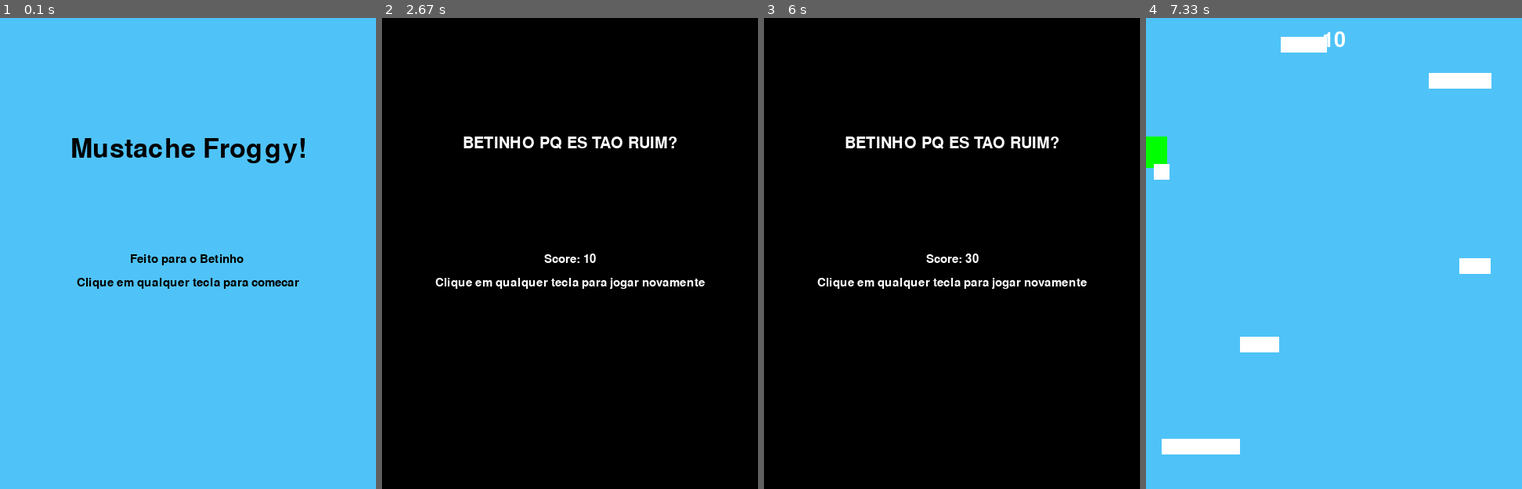
Above: before the commit, frames 1-4 (left to right).
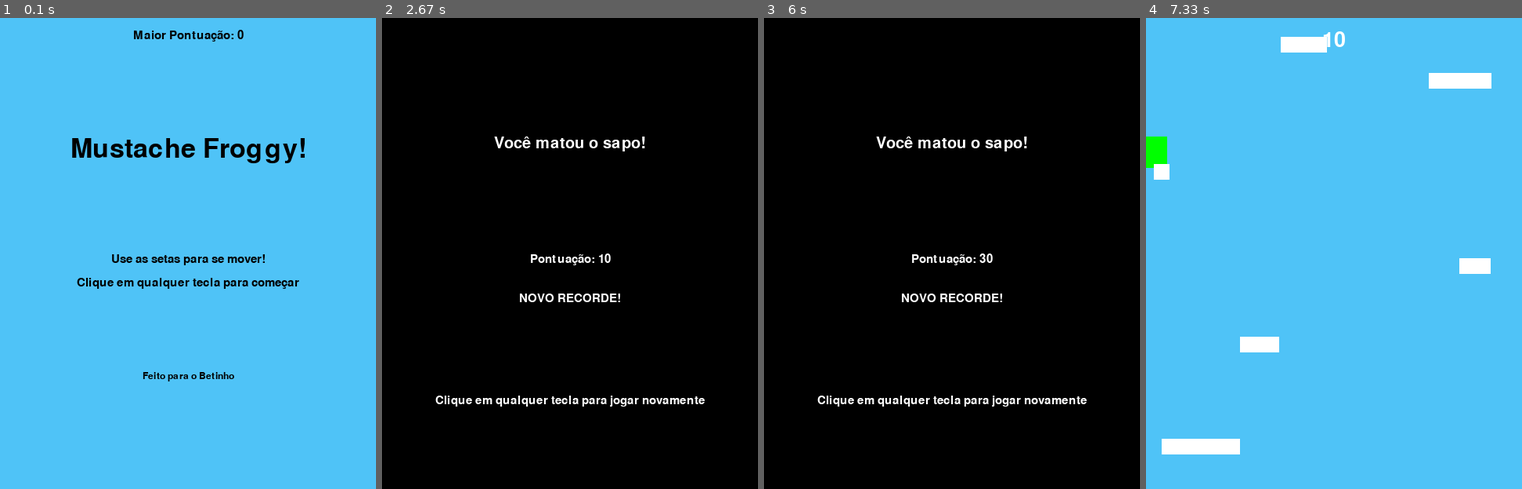
Above: after the commit, the same moments.

Repository: gabrielmmh/PyGame
Game: pygame game, started from main.py
Two runs of this game, one before a commit and one after it. Both use one fixed random seed, a clock stepped at 60 frames per second and the inputs below.
Inputs:
- Up to frame 1 (0.1 s): no input
- Up to frame 2 (2.67 s): hold Left 0.33-0.87 s; hold Left 0.9-1.3 s; hold Right 1.33-1.97 s
- Up to frame 3 (6 s): hold Right 3-3.47 s; hold Left 3.5-4.03 s; hold Left 4.07-4.47 s; hold Right 4.5-5.13 s
- Up to frame 4 (7.33 s): hold Right 6.17-6.63 s; hold Left 6.67-7.2 s; hold Left from 7.23 s (still down)

The runs differ from the first frame. In frame 1, 0.9% of the frame differs, in the area x 29-77%, y 2-78%; in frame 2, 2.8%; in frame 3, 2.8%, in the area x 14-86%, y 25-83%; in frame 4, nothing differs.

Commit message:
Mecanismo de HighScore feito

Diff:
--- a/main.py
+++ b/main.py
@@ -2,6 +2,7 @@
 import random
 from settings import *
 from sprites import *
+from os import path
 
 class Jogo:
     def __init__(self):
@@ -13,6 +14,16 @@
         self.clock = pg.time.Clock()
         self.running = True
         self.font_name = pg.font.match_font(FONT_NAME)
+        self.load_data()
+
+    def load_data(self):
+        # insere a maior pontuação
+        self.dir = path.dirname(__file__)
+        with open(path.join(self.dir, MAIOR_PONT), 'w') as f:
+            try:
+                self.maior_pont = int(f.read())
+            except:
+                self.maior_pont = 0
 
     def new(self):
         plat = Platform(0,ALTURA - 40 , LARGURA , 40)
@@ -60,7 +71,7 @@
                     plat.kill()
                     self.score += 10
 
-        #player morre
+        #Player morre
         if self.player.rect.bottom > ALTURA:
             for sprite in self.all_sprites:
                 sprite.rect.y -= max(self.player.vel.y, 10)
@@ -99,9 +110,11 @@
     def show_start_screen(self):
         # tela de inicio
         self.screen.fill(AZULCLARO)
-        self.draw_text(TITLE,50,PRETO,LARGURA/2,ALTURA/4)
-        self.draw_text('Feito para o Betinho ',22,PRETO,LARGURA /2, ALTURA/2 )
-        self.draw_text('Clique em qualquer tecla para comecar',22,PRETO,LARGURA /2, ALTURA/2 + 30 )
+        self.draw_text(TITLE, 50, PRETO, LARGURA/2, ALTURA/4)
+        self.draw_text('Feito para o Betinho',18, PRETO, LARGURA/2, ALTURA * 3/4)
+        self.draw_text('Use as setas para se mover!', 22, PRETO, LARGURA/2, ALTURA/2)
+        self.draw_text('Clique em qualquer tecla para começar', 22, PRETO, LARGURA/2, ALTURA/2 + 30)
+        self.draw_text('Maior Pontuação: ' + str(self.maior_pont), 22, PRETO, LARGURA/2, 15)
         pg.display.flip()
         self.esperando_clique()
         pass
@@ -111,9 +124,19 @@
         if not self.running:
             return # Fecha o app se estiver no meio do jogo
         self.screen.fill(PRETO)
-        self.draw_text('BETINHO PQ ES TAO RUIM?',30,BRANCO,LARGURA/2,ALTURA/4)
-        self.draw_text('Score: '+ str(self.score),22,BRANCO,LARGURA /2, ALTURA/2 )
-        self.draw_text('Clique em qualquer tecla para jogar novamente',22,BRANCO,LARGURA /2, ALTURA/2 + 30 )
+        self.draw_text('Você matou o sapo!', 30, BRANCO, LARGURA/2, ALTURA/4)
+        self.draw_text('Pontuação: '+ str(self.score), 22, BRANCO, LARGURA/2, ALTURA/2)
+        self.draw_text('Clique em qualquer tecla para jogar novamente', 22, BRANCO, LARGURA/2, ALTURA * 4/5)
+        if self.score > self.maior_pont:
+            self.maior_pont = self.score
+            self.draw_text('NOVO RECORDE!', 22, BRANCO, LARGURA/2, ALTURA/2 + 50)
+            #abrir as f, para ser mais pratico para escrever (as file)
+            with open(path.join(self.dir, MAIOR_PONT), 'w') as f:
+                f.write(str(self.score))
+
+        else:
+            self.draw_text('Maior Pontuação: ' + str(self.maior_pont), 22, PRETO, LARGURA/2, ALTURA/2 + 40)
+
         pg.display.flip()
         self.esperando_clique()
         pass
--- a/settings.py
+++ b/settings.py
@@ -4,6 +4,7 @@
 ALTURA = 600
 FPS = 60
 FONT_NAME = 'Comic Sans'
+MAIOR_PONT = 'maior_pont.txt'
 
 
 # Propriedades do player
